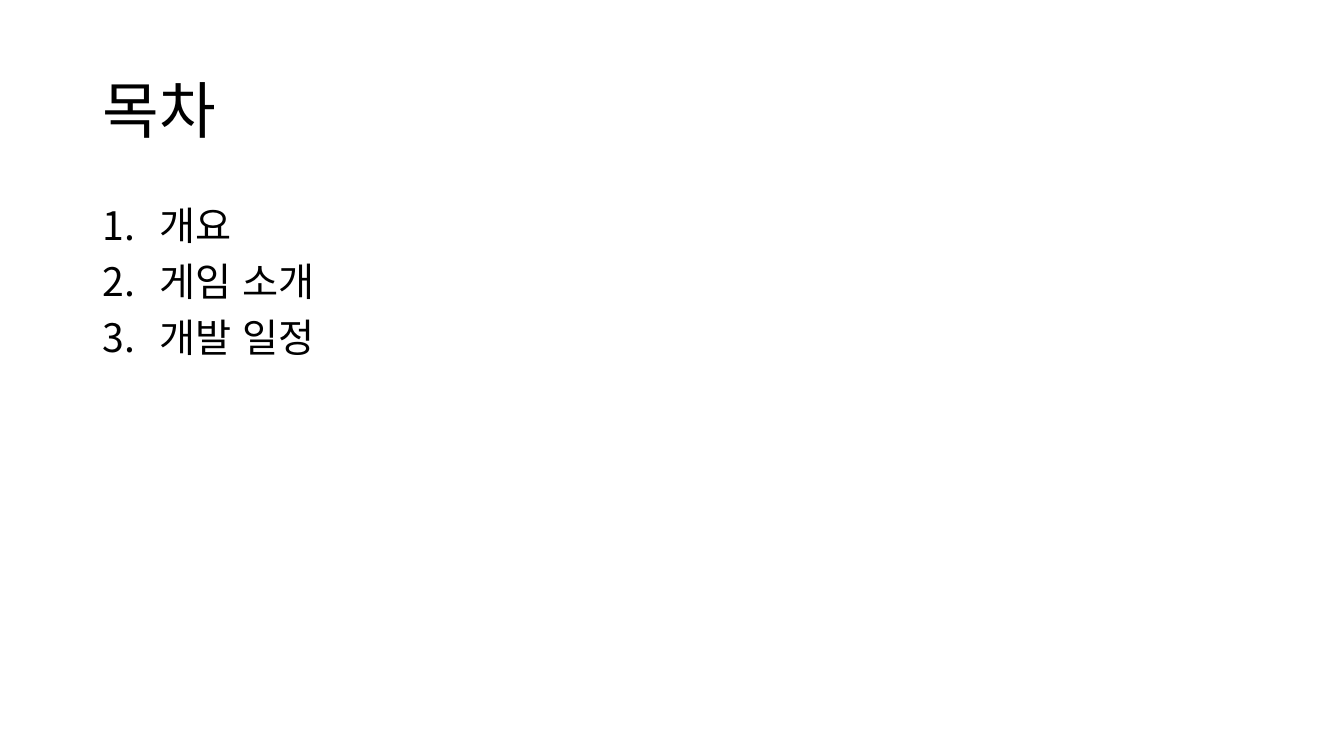
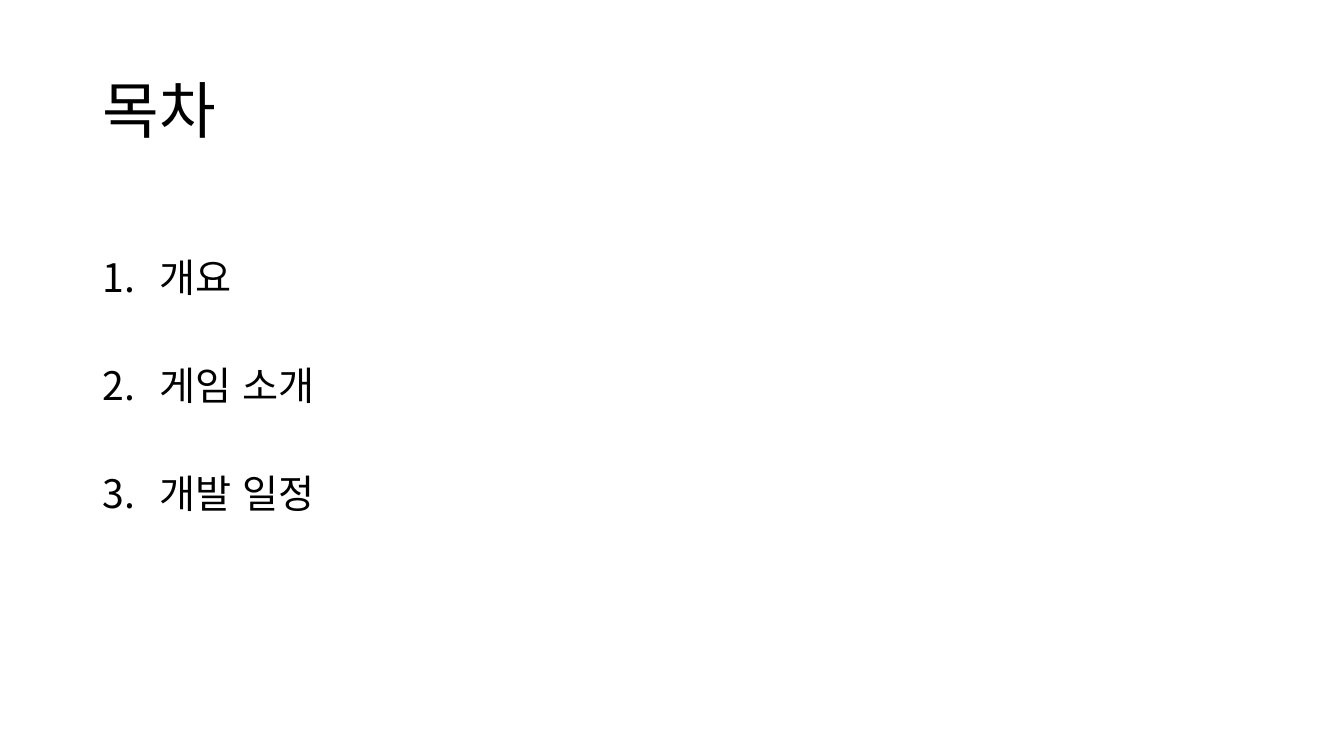
Before and after one commit to Mained606/SpaceShipLooting_VR, a slide deck: slide 2 of 진행/게임PPT/SpaceShip.pptx. Drawn at 1344x756 pixels with LibreOffice and Linux fonts; fonts in the diff are those of the drawing. Boxes give left, top, right and bottom in pixels: in the first picture for what was removed or moved away, otherwise in the second. Text is boxed around its words. In the diff, an @@ line names an element or a change of style, - is before the commit and + after.

```diff
--- a/진행/게임PPT/SpaceShip.pptx
+++ b/진행/게임PPT/SpaceShip.pptx
@@ text "개요" at (x1=159, y1=259, x2=314, y2=511): line spacing 0.9 to 2 @@
```
Also in this commit, not shown: 8 other slides changed, 1 slide removed, 8 other files.
